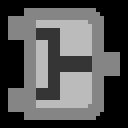
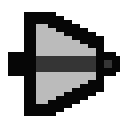
Revision of a layered 128×128 image; what changed, layer by layer:
painted on "bg" over [8, 8, 120, 120]
hid "Background" over [0, 0, 128, 128]
